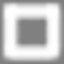
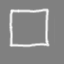
Revision of a layered (64, 64) image; what changed, layer by layer:
painted on "Transformation" over (0, 1, 64, 63)
